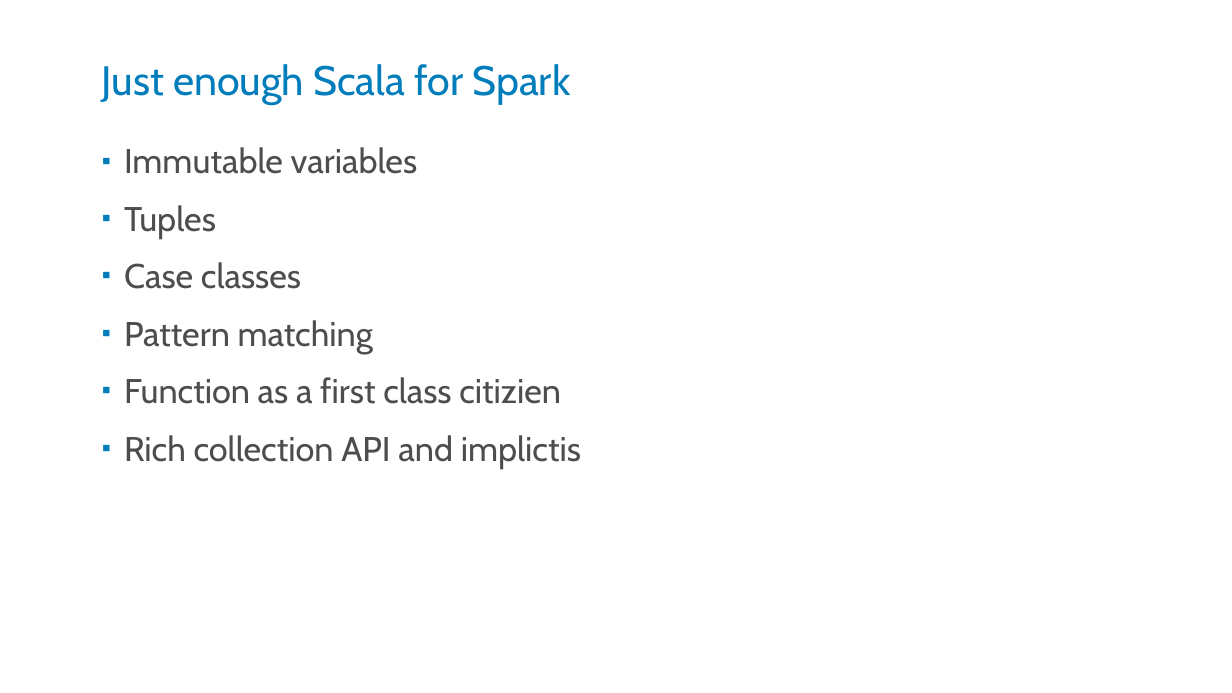
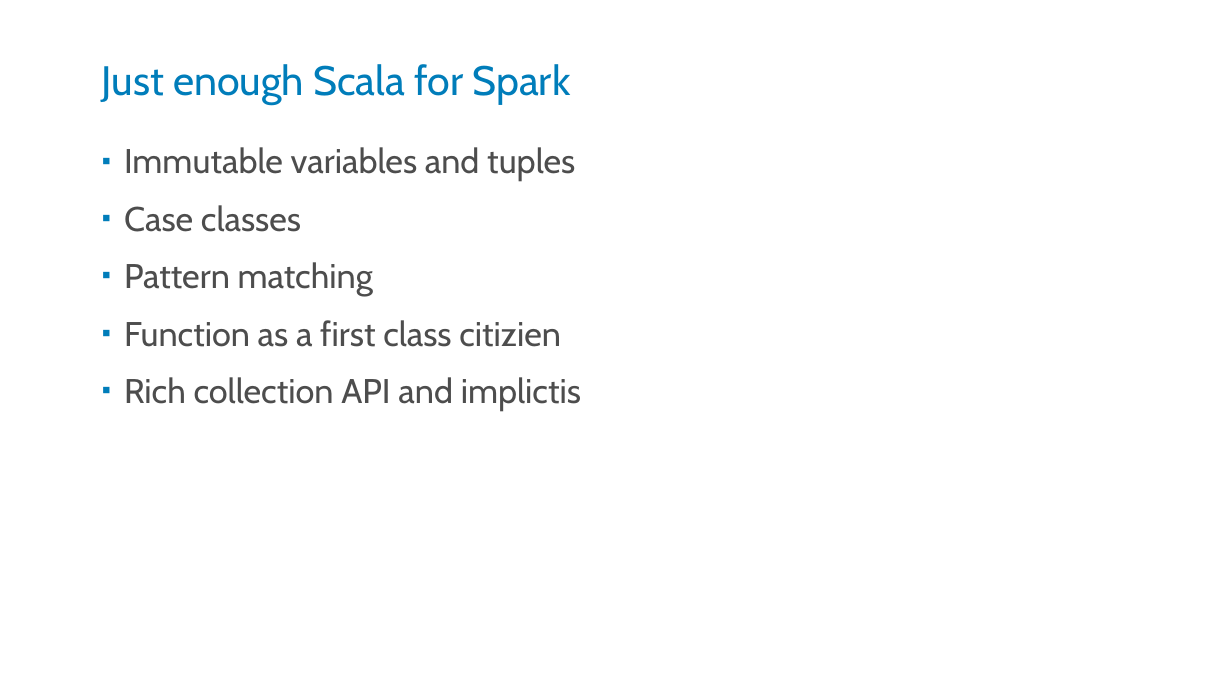
Before and after one commit to kstanaszek/SparkAndScalaInTandem, a slide deck: slide 15 of src/main/resources/slides.pptx. Drawn at 1232x693 pixels with LibreOffice and Linux fonts; fonts in the diff are those of the drawing. Boxes give left, top, right and bottom in pixels: in the first picture for what was removed or moved away, otherwise in the second. Text is boxed around its words. In the diff, an @@ line names an element or a change of style, - is before the commit and + after.

```diff
--- a/src/main/resources/slides.pptx
+++ b/src/main/resources/slides.pptx
@@ text at <box>124,147,575,182</box>: text changed @@
-▪ Immutable variables
-▪ Tuples
+▪ Immutable variables and tuples
```
Also in this commit, not shown: 5 other slides changed, 4 other files.
